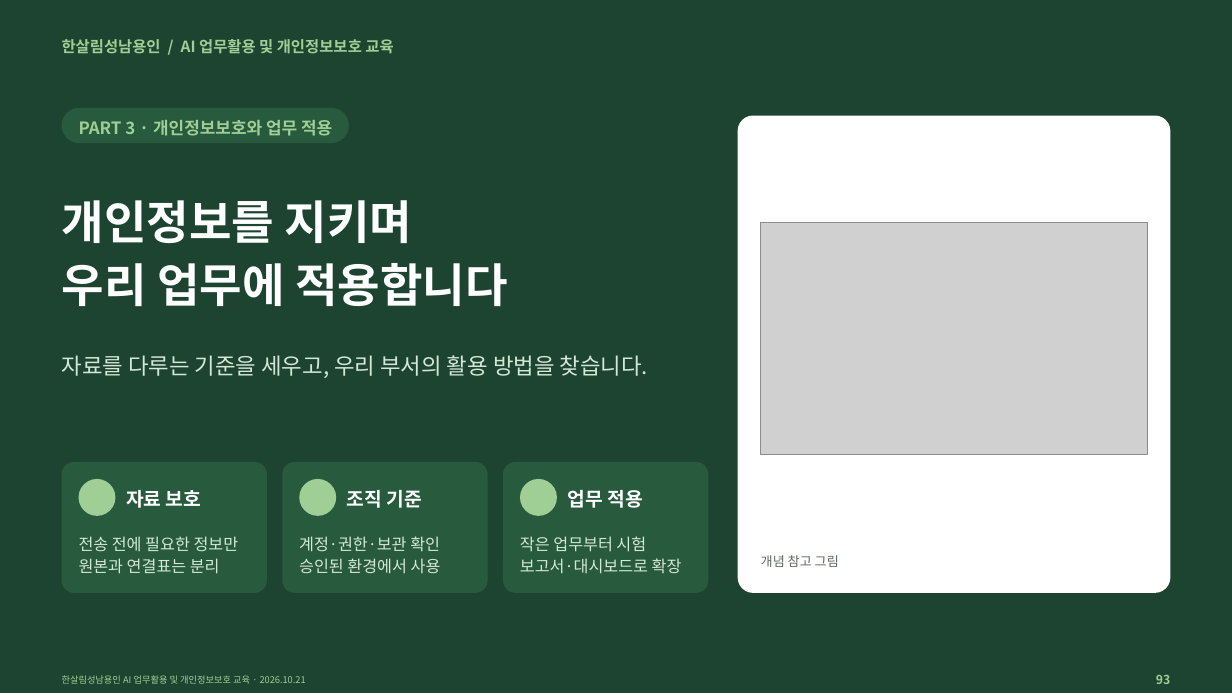
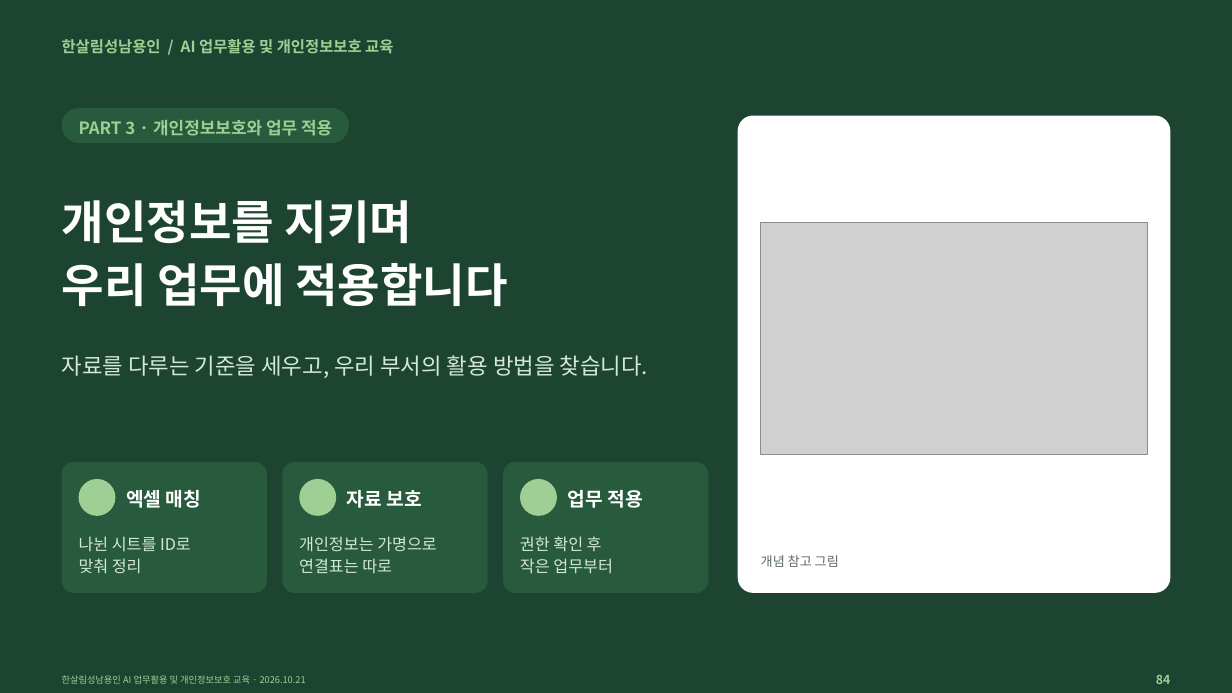
Before and after one commit to kscold/kscold-blog-version-2, a slide deck: slide 84 of apps/web/public/hansalim/files/한살림_AI교육_강의자료.pptx (slide 88 before the commit). Drawn at 1232x693 pixels with LibreOffice and Linux fonts; fonts in the diff are those of the drawing; grey boxes stand for pictures; background and template pictures are left out. Boxes give left, top, right and bottom in pixels: in the first picture for what was removed or moved away, otherwise in the second. Text is boxed around its words. In the diff, an @@ line names an element or a change of style, - is before the commit and + after.

Commit message:
fix(frontend): 한살림 자료를 최신 164장 자료 묶음으로 갱신함
- 강의 저장소 39f17db의 release e434be337f57ec3f(164장)로 실습 ZIP·PDF·PPT를 바꿈. 글꼴 ZIP은 그대로임
- 새 실습 ZIP에 든 실습길잡이.pdf를 폴더 그림에 넣고, 준비가 끝나면 이 문서부터 열도록 안내함(ZIP의 먼저읽기.txt와 같은 안내)
- 새 PDF는 출처 링크를 빼고 영상 링크 20개만 남겼음. 영상이 있는 5장 모두 링크가 있어 웹 슬라이드에서 그대로 눌림

```diff
--- a/apps/web/public/hansalim/files/한살림_AI교육_강의자료.pptx
+++ b/apps/web/public/hansalim/files/한살림_AI교육_강의자료.pptx
@@ text at (126,490,201,508): text changed @@
-자료 보호
+엑셀 매칭
@@ text at (347,490,422,508): text changed @@
-조직 기준
+자료 보호
@@ text at (79,536,191,574): text changed @@
-전송 전에 필요한 정보만
-원본과 연결표는 분리
+나뉜 시트를 ID로
+맞춰 정리
@@ text at (299,536,437,573): text changed @@
-계정·권한·보관 확인
-승인된 환경에서 사용
+개인정보는 가명으로
+연결표는 따로
@@ text at (520,536,613,574): text changed @@
-작은 업무부터 시험
-보고서·대시보드로 확장
+권한 확인 후
+작은 업무부터
@@ text at (1156,675,1171,684): text changed @@
-93
+84
```
Also in this commit, not shown: 150 other slides changed, 8 slides added, 9 slides removed, 5 other files.
